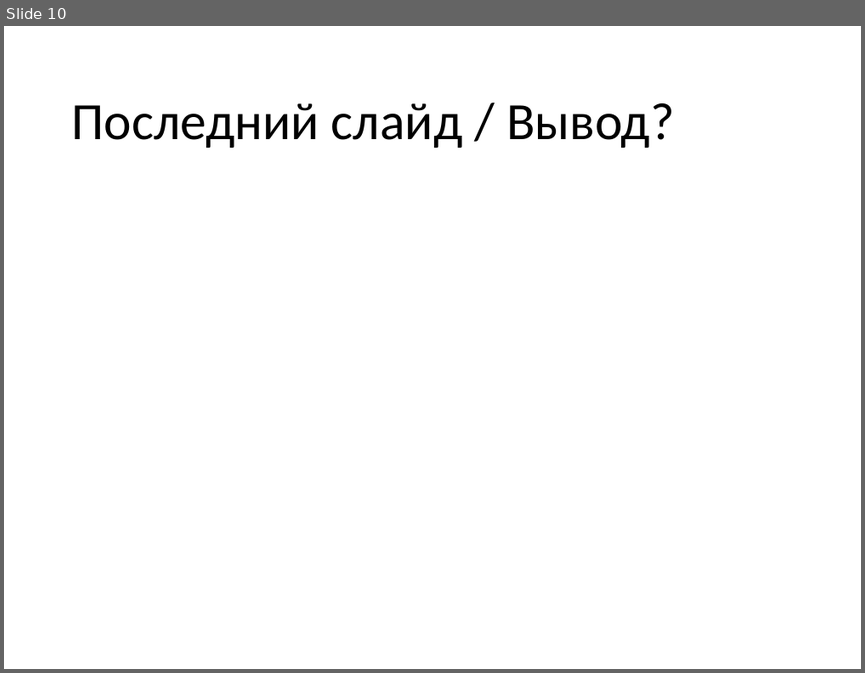
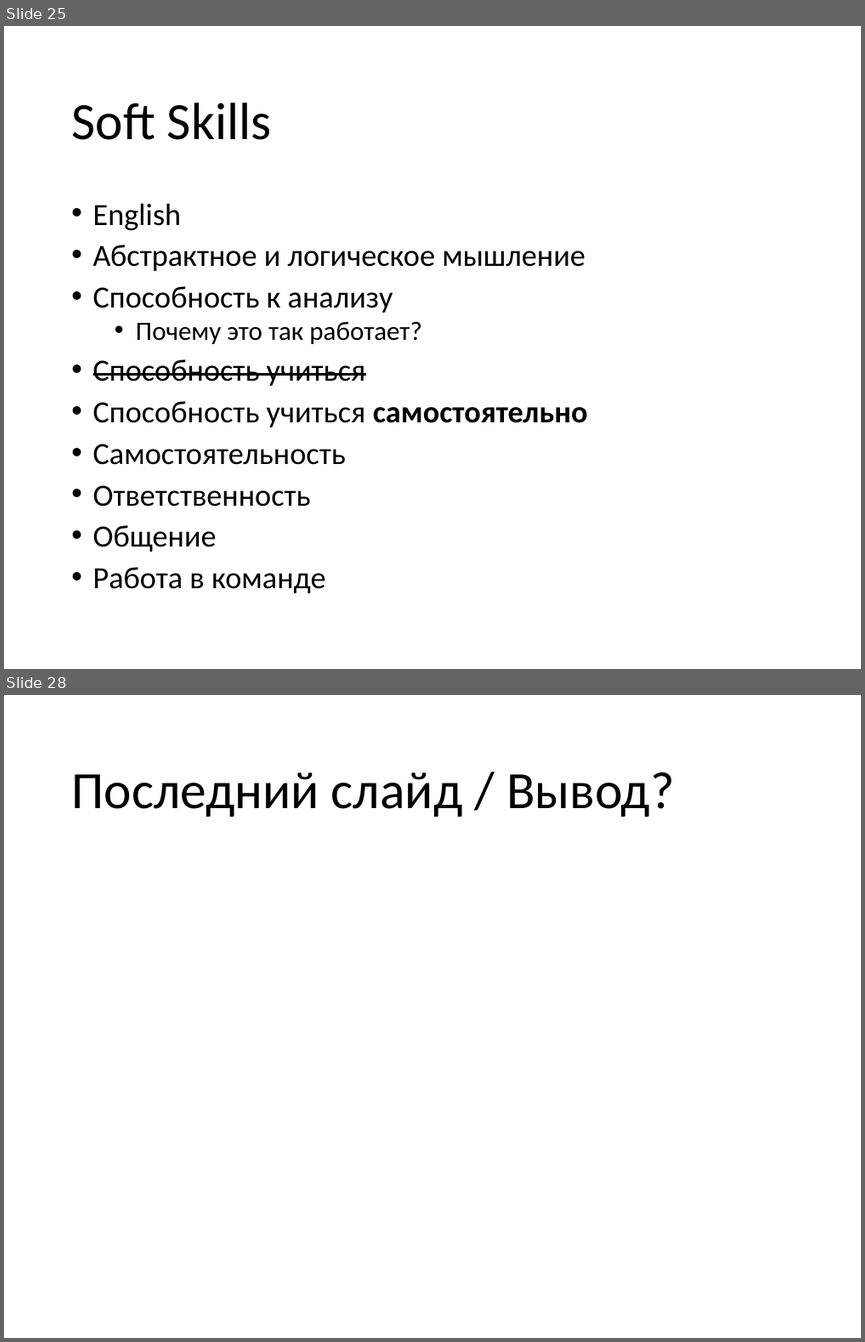
Before and after one commit to vitali-kviatkouski/personal, a slide deck: epamkids/EPAMKids.pptx. Shown one above the other, each under a label of ours: slide 10 before the commit, slides 25 and 28 after it; the slides between them are not shown. The pictures are 865x673 and 865x1342 pixels, drawn with LibreOffice and Linux fonts; fonts in the diff are those of the drawing. Boxes give left, top, right and bottom in pixels: in the first picture for what was removed or moved away, otherwise in the second. Text is boxed around its words. In the diff, an @@ line names an element or a change of style, - is before the commit and + after.

```diff
--- a/epamkids/EPAMKids.pptx
+++ b/epamkids/EPAMKids.pptx
@@ slide 25 added at [4,26,861,669], background #FFFFFF @@
@@ title added at [71,102,272,140], 44 pt, text #000000 @@
+Soft Skills
@@ text added at [93,203,588,593], 25.9 pt, text #000000 @@
+• English
+• Абстрактное и логическое мышление
+• Способность к анализу
+  • Почему это так работает?
+• Способность учиться
+• Способность учиться самостоятельно
+• Самостоятельность
+• Ответственность
+• Общение
+• Работа в команде
@@ what was slide 10 is now slide 28 @@
```
Also in this commit, not shown: 3 slides changed, 18 other slides added, 1 slide removed.
